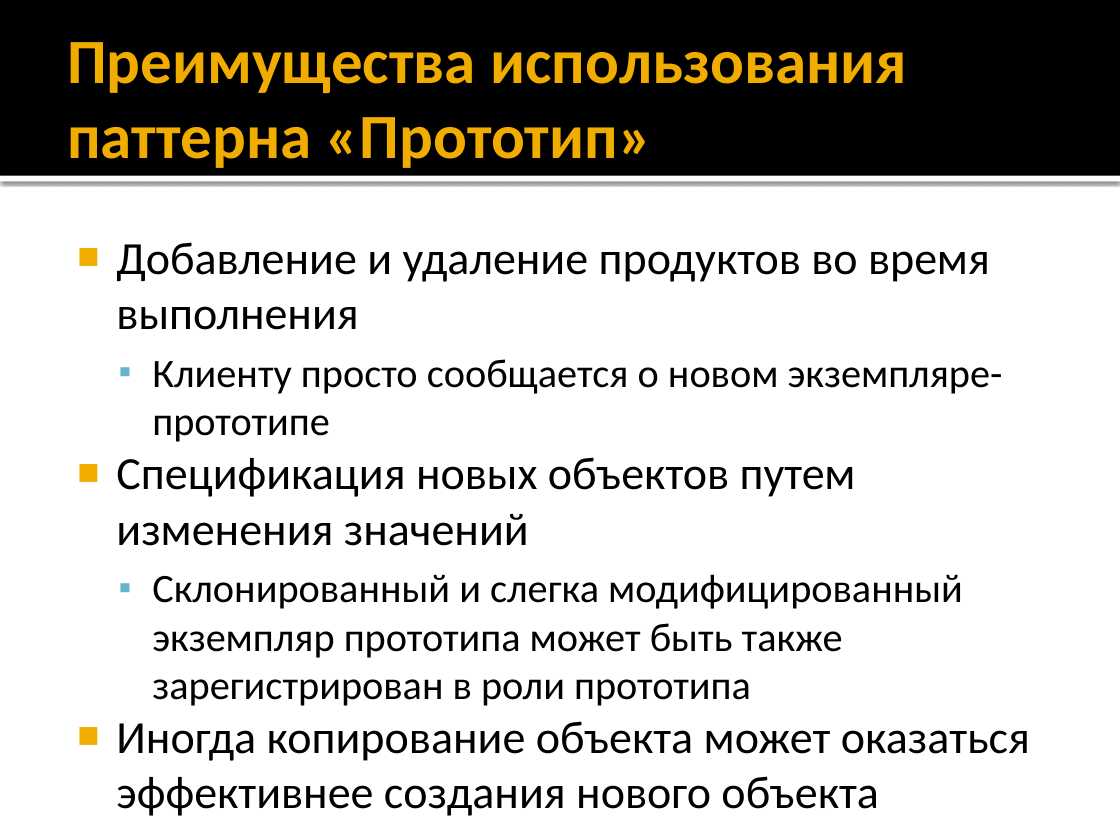
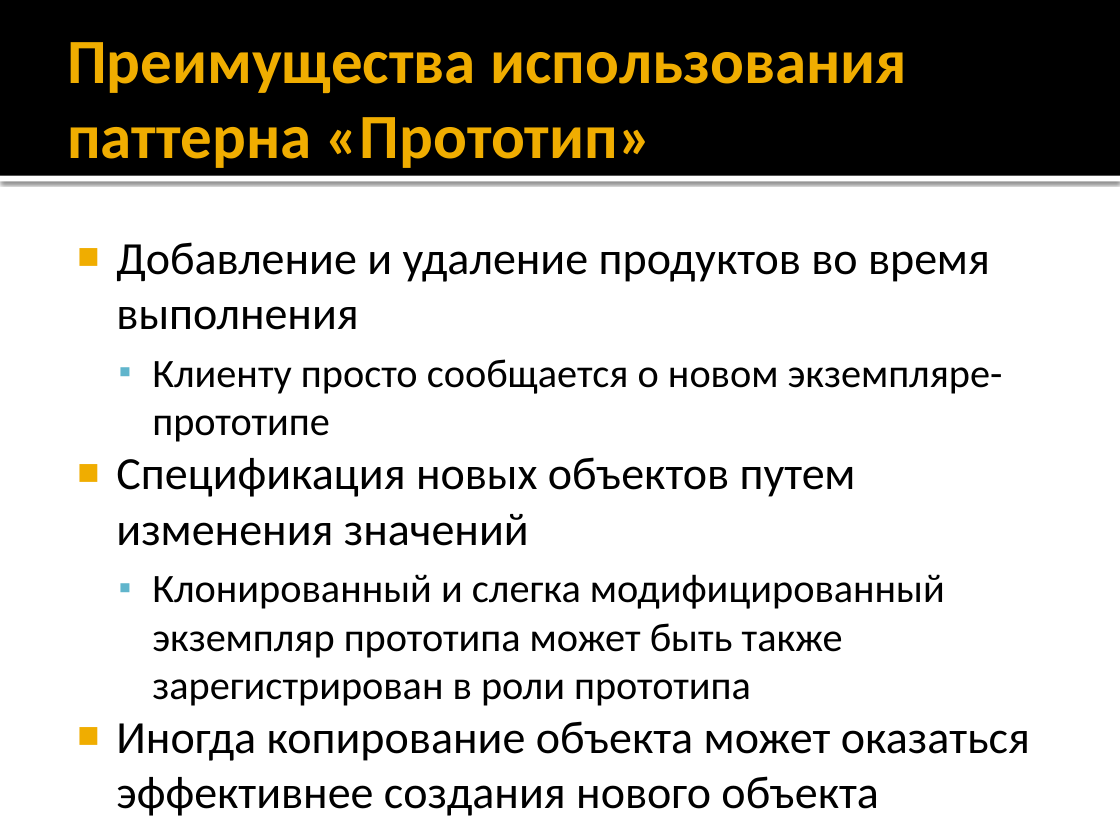
Before and after one commit to iv-sergius/ood, a slide deck: slide 11 of lectures/14.prototype/prototype.pptx. Drawn at 1120x840 pixels with LibreOffice and Linux fonts; fonts in the diff are those of the drawing. Boxes give left, top, right and bottom in pixels: in the first picture for what was removed or moved away, otherwise in the second. Text is boxed around its words. In the diff, an @@ line names an element or a change of style, - is before the commit and + after.

```diff
--- a/lectures/14.prototype/prototype.pptx
+++ b/lectures/14.prototype/prototype.pptx
@@ text at (152, 574, 945, 706): text changed @@
-  ▪ Склонированный и слегка модифицированный экземпляр прототипа может быть также зарегистрирован в роли прототипа
+  ▪ Клонированный и слегка модифицированный экземпляр прототипа может быть также зарегистрирован в роли прототипа
```
Also in this commit, not shown: 4 other slides changed, 1 slide added, 1 slide removed, 2 other files.
